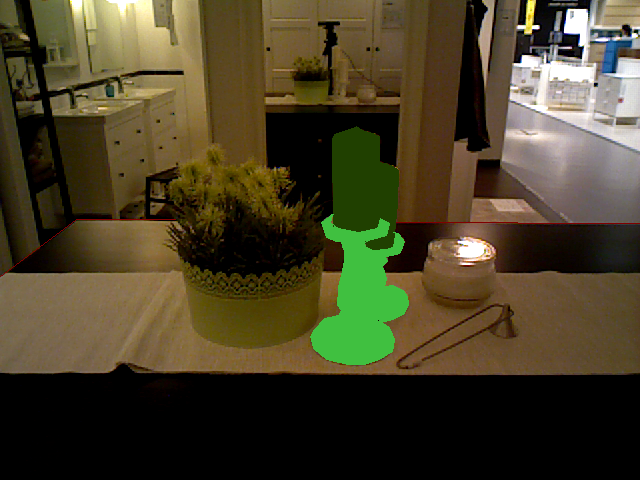
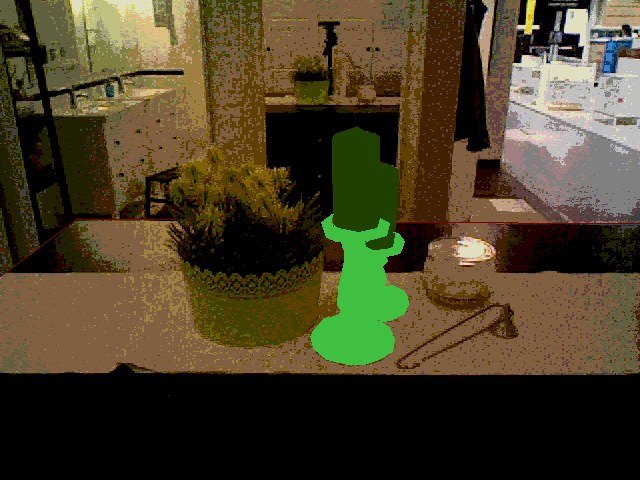
Layer changes from the first 640×480 image to the second:
painted on "113_LivingLow.png" over [0, 0, 640, 472]
